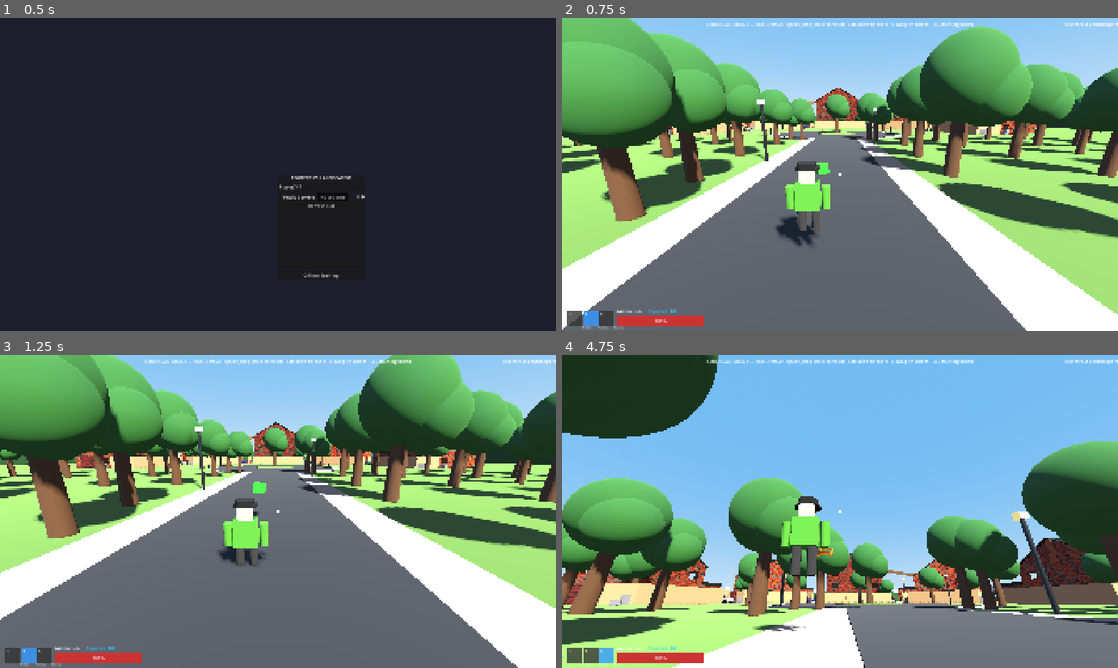
Above: before the commit, frames 1-4 (two rows, left to right).
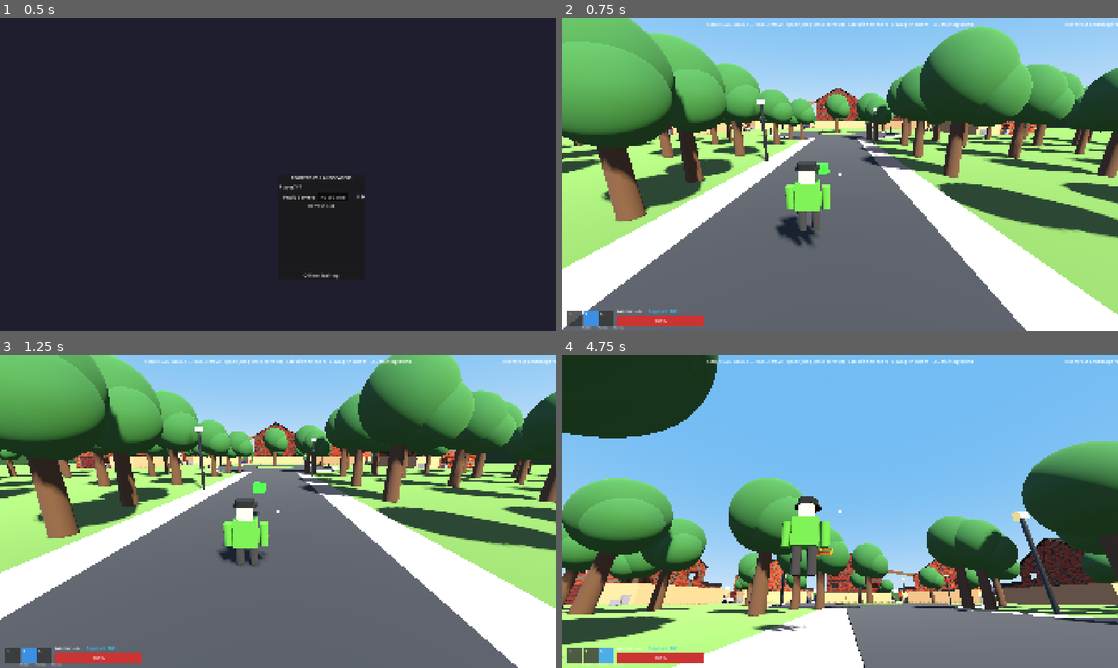
Above: after the commit, the same moments.

Repository: bzeitel25/RoofersVsLandscapers
Game: Godot game, scene res://scenes/main/main_menu.tscn
Same seed, same stepped clock (60 frames per second), same inputs: the game is played once before the commit and once after it.
Inputs (mouse positions are in pixels of both pictures, inside the frame that each line leads up to):
- Up to frame 1 (0.5 s): no input
- Up to frame 2 (0.75 s): click "Offline Training" at 0.5 s
- Up to frame 3 (1.25 s): no input
- Up to frame 4 (4.75 s): tap Enter at 1.25 s; move the mouse to (867, 511) at 1.27 s; hold E (ability) 1.28-2.03 s; hold W (move_forward) from 1.28 s (still down); tap Space (jump) at 1.52, 2.27, 3.77, 4.52 s; move the mouse to (812, 511) at 2.02 s; tap Ctrl (crouch) at 2.1 s; move the mouse to (851, 505) at 2.77 s; hold X (equip_item) 2.78-3.53 s; move the mouse to (834, 517) at 3.52 s; tap F (interact) at 3.6 s; move the mouse to (878, 514) at 4.27 s; press the mouse at (878, 514) at 4.28 s

Frame 1 is identical in both runs. In frame 2, 0.3% of the frame differs, in the area x 19-86%, y 22-38%; in frame 3, 0.5%; in frame 4, 1.6%, in the area x 0-96%, y 59-80%.

Commit message:
Enable uv1_world_triplanar to fix texture seams across modular wall blocks

Diff:
--- a/scripts/levels/suburban_arena.gd
+++ b/scripts/levels/suburban_arena.gd
@@ -56,11 +56,13 @@
 	if key.begins_with("wall") or key.begins_with("brick"):
 		m.albedo_texture = load("res://assets/textures/environment/brick_wall.jpg")
 		m.uv1_triplanar = true
+		m.uv1_world_triplanar = true
 		m.uv1_scale = Vector3(0.15, 0.15, 0.15) # Make the bricks chunkier and larger
 		m.texture_filter = BaseMaterial3D.TEXTURE_FILTER_LINEAR_WITH_MIPMAPS
 	elif key.begins_with("roof"):
 		m.albedo_texture = load("res://assets/textures/environment/roof_shingles.jpg")
 		m.uv1_triplanar = true
+		m.uv1_world_triplanar = true
 		m.uv1_scale = Vector3(0.2, 0.2, 0.2) # Make the shingles larger
 		m.texture_filter = BaseMaterial3D.TEXTURE_FILTER_LINEAR_WITH_MIPMAPS
 
--- /dev/null
+++ b/test_triplanar.gd
@@ -0,0 +1,8 @@
+extends SceneTree
+func _init():
+	var m = StandardMaterial3D.new()
+	var keys = m.get_property_list().map(func(p): return p.name)
+	var file = FileAccess.open("res://props.txt", FileAccess.WRITE)
+	file.store_string(",".join(keys))
+	file.close()
+	quit()
